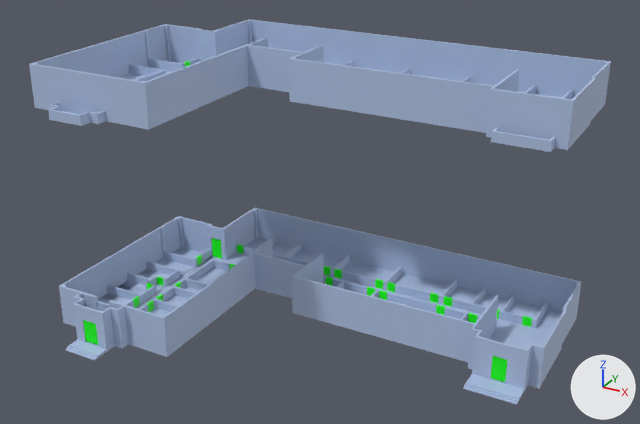
The glTF model src/assets/3d/solid/models/Water_Quality_Building_expansion.glb, before and after one commit.
Rendered twice from a camera (50 mm lens) standing at (44.4, -77.3, 34.6) and looking at (4.3, -4.4, -1.8). Arrows for +X, +Y and +Z are at lower right; the lights stay in place. The picture after the commit comes second. Where no turn or scale is listed for an object, it has been applied to the vertices. Vertices at exactly the same position are counted once.

The older version as bpy lines, for what is in view:
```python
mat_door = principled_material('door')
mat_door.base_color = (0.0, 1.0, 0.0)  # green #00ff00
mat_door.roughness = 0.553
me_mesh_004 = bpy.data.meshes.new('Mesh.004')
me_mesh_004.from_pydata(...)  # 1431 vertices, 3717 faces; spans x -21.1..28.3, y -18.8..11.6, z -1.2..3.2
# faces by material slot: [3422, 295]
me_mesh_004.materials.append(mat_wall)  # blue #afc2e3
me_mesh_004.materials.append(mat_door)  # green #00ff00
me_mesh_342 = bpy.data.meshes.new('Mesh.342')
me_mesh_342.from_pydata(...)  # 1538 vertices, 4236 faces; spans x -21.1..28.3, y -20.7..11.6, z -5.8..-1.2
# faces by material slot: [3858, 378]
me_mesh_342.materials.append(mat_wall)  # blue #afc2e3
me_mesh_342.materials.append(mat_door)  # green #00ff00
ob_floor1 = bpy.data.objects.new('Floor1', me_mesh_342)
ob_floor1.location = (0.0, 0.0, -10.0)
ob_floor2 = bpy.data.objects.new('Floor2', me_mesh_004)
ob_floor2.location = (0.0, 0.0, 10.0)
```
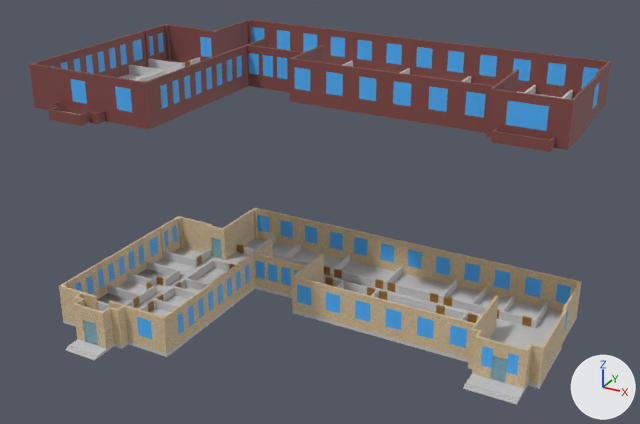
The newer file is also turned or shifted as a whole; pictures and numbers use the older file's frame.

Pixel boxes [x1, y1, x2, y2] of what changed, in the pictures (640 x 424 px; the box of a moved part takes in the faces that stretch with it):
'Floor1', surface changed: [59, 208, 582, 405] in both
'Floor2', surface changed, reshaped (blue to brown): [29, 19, 611, 152] in both
part 1 of me_mesh_342, surface changed: [59, 209, 582, 405] in both
part 2 of me_mesh_342, recoloured: [63, 235, 577, 405] in both
part 3 of me_mesh_342, recoloured (blue to beige): [59, 209, 582, 388] in both
part 4 of me_mesh_342, recoloured: [75, 215, 571, 375] in both
part 5 of me_mesh_342, recoloured: [212, 238, 507, 382] in both
part 6 of me_mesh_004, moved or reshaped: before [591, 73, 599, 118]; after [591, 73, 601, 121]
part 7 of me_mesh_004, moved or reshaped: [147, 27, 157, 59] in both
part 8 of me_mesh_004, surface changed (blue to brown): [29, 19, 611, 152] in both
part 9 of me_mesh_004, recoloured (blue to brown): [29, 19, 611, 152] in both
part 10 of me_mesh_004, recoloured: [63, 57, 573, 115] in both
part 11 of me_mesh_004, recoloured: [51, 27, 599, 131] in both

Diff of the bpy script that builds the scene:
```diff
--- a/src/assets/3d/solid/models/Water_Quality_Building_expansion.glb.py
+++ b/src/assets/3d/solid/models/Water_Quality_Building_expansion.glb.py
@@ mat_door @@
 mat_door = principled_material('door')
-mat_door.base_color = (0.0, 1.0, 0.0)  # green #00ff00
+mat_door.texture = img_door1
 mat_door.roughness = 0.553
@@ mat_wall2 @@
+mat_wall2 = principled_material('wall2')
+mat_wall2.texture = img_wall2
+mat_wall2.roughness = 0.553
@@ mat_window @@
+mat_window = principled_material('window')
+mat_window.texture = img_window
+mat_window.roughness = 0.553
@@ mat_ground @@
+mat_ground = principled_material('ground')
+mat_ground.texture = img_ground
+mat_ground.roughness = 0.553
@@ mat_wall1 @@
+mat_wall1 = principled_material('wall1')
+mat_wall1.texture = img_wall1
+mat_wall1.roughness = 0.553
@@ mat_gate @@
+mat_gate = principled_material('gate')
+mat_gate.texture = img_gate
+mat_gate.roughness = 0.553
@@ me_mesh_342 @@
-me_mesh_342.from_pydata(...)  # 1538 vertices, 4236 faces; spans x -21.1..28.3, y -20.7..11.6, z -5.8..-1.2
+me_mesh_342.from_pydata(...)  # 1538 vertices, 4234 faces; spans x -21.1..28.3, y -20.7..11.6, z -5.8..-1.2
+# me_mesh_342 part 1: 3893 kept faces spanning x -21.1..28.3, y -20.7..11.6, z -5.8..-1.2 get new texture (UV) coordinates
+# me_mesh_342 part 2: 1056 faces spanning x -21.1..28.3, y -20.7..11.6, z -5.8..-4.4 switch from mat_wall (blue #afc2e3) to mat_ground (picture img_ground)
+# me_mesh_342 part 3: 2027 faces spanning x -21.1..28.3, y -18.8..11.6, z -5.4..-1.2 switch from mat_wall (blue #afc2e3) to mat_wall1 (picture img_wall1)
+# me_mesh_342 part 4: 440 faces spanning x -21.1..28.1, y -16.6..11.6, z -4.2..-2.0 switch from mat_wall (blue #afc2e3) to mat_window (picture img_window)
+# me_mesh_342 part 5: 60 faces spanning x -15.9..25.2, y -18.7..4.2, z -5.4..-2.8 switch from mat_door (green #00ff00) to mat_gate (picture img_gate)
+me_mesh_342.materials.append(mat_frontcolor)  # white #ffffff
@@ me_mesh_004 @@
-me_mesh_004.from_pydata(...)  # 1431 vertices, 3717 faces; spans x -21.1..28.3, y -18.8..11.6, z -1.2..3.2
+me_mesh_004.from_pydata(...)  # 1428 vertices, 3710 faces; spans x -21.1..28.3, y -18.8..11.6, z -1.2..3.2
+# me_mesh_004 part 6: 9 vertices removed from x 27.9..28.1, y 4.6..6.4, z 0.2..3.2; 12 vertices added at x 28.0..28.3, y 4.6..6.4, z -1.0..3.2
+# me_mesh_004 part 7: 2 vertices removed from x -21.1..-20.9, y 2.0, z 3.2; 2 vertices added at x -21.1..-20.9, y 1.9, z 3.2
+# me_mesh_004 part 8: 1320 kept faces spanning x -21.1..28.3, y -18.8..11.6, z -1.2..3.2 get new texture (UV) coordinates
+# me_mesh_004 part 9: 2176 faces spanning x -21.1..28.3, y -18.8..11.6, z -1.2..3.2 switch from mat_wall (blue #afc2e3) to mat_wall2 (picture img_wall2)
+# me_mesh_004 part 10: 605 faces spanning x -21.1..28.3, y -18.8..11.6, z -1.0..0.0 switch from mat_wall (blue #afc2e3) to mat_ground (picture img_ground)
+# me_mesh_004 part 11: 456 faces spanning x -21.1..27.1, y -16.6..11.6, z 0.2..2.4 switch from mat_wall (blue #afc2e3) to mat_window (picture img_window)
+# other edits to the shape of me_mesh_004 do not show in these pictures
 me_mesh_004.materials.append(mat_door)
```
